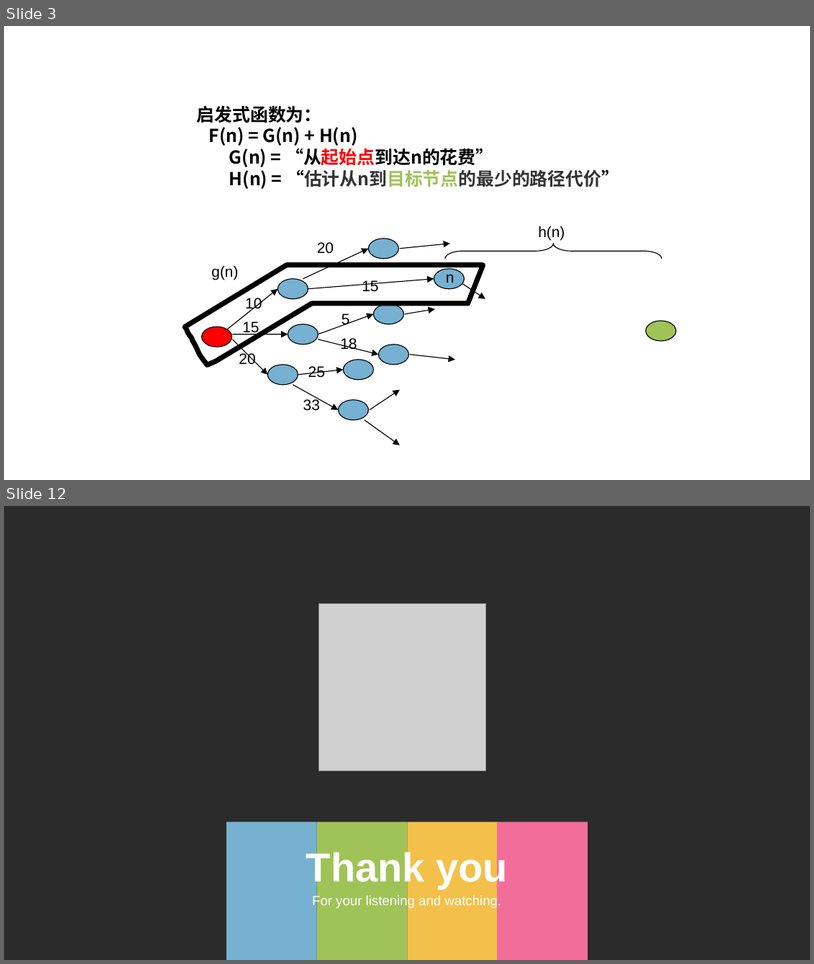
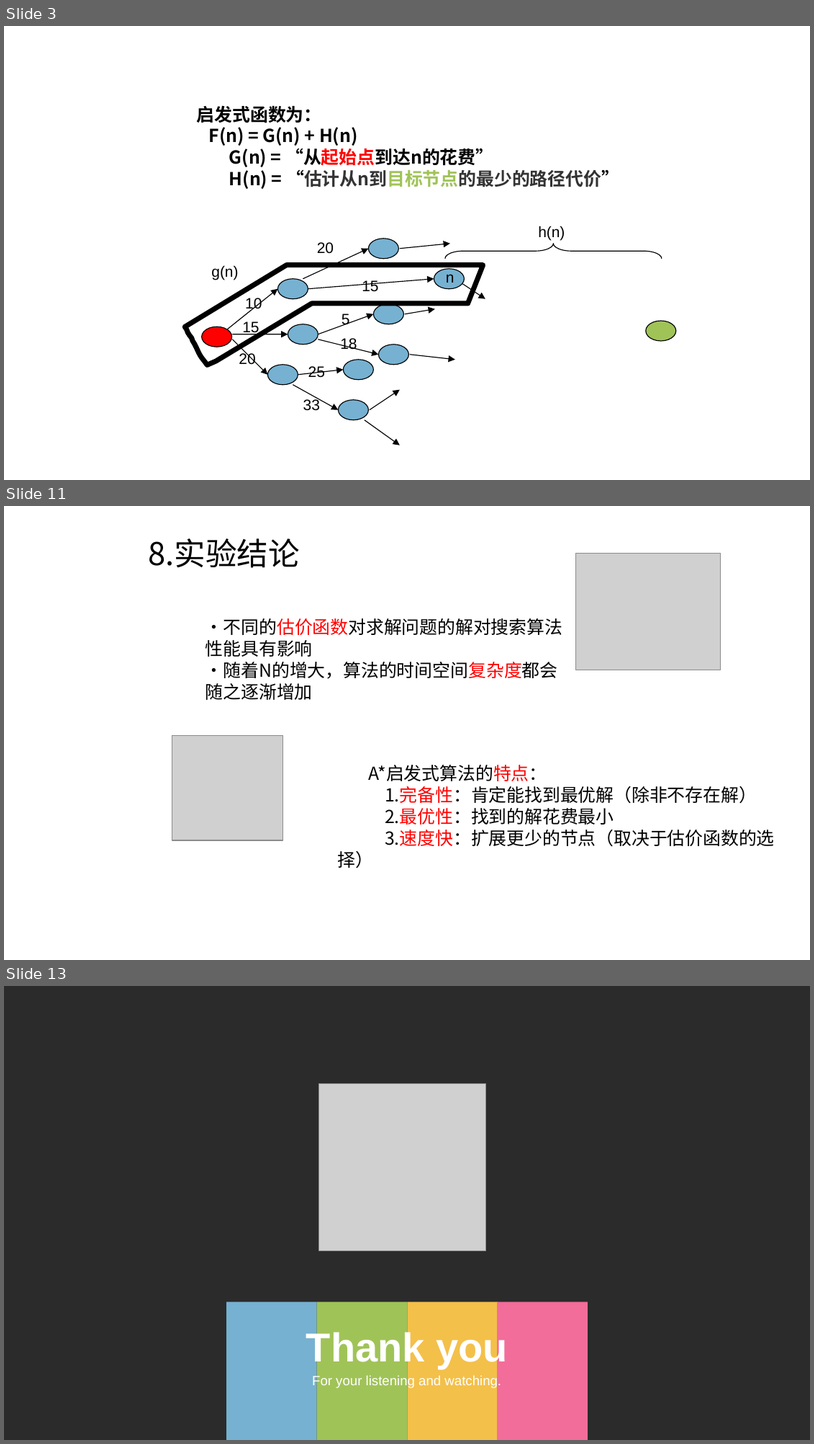
Before and after one commit to Anchovy0901/introduction-to-AI, a slide deck: 小组作业/doc/人工智能_G3_Astar算法讲解.pptx. Shown one above the other, each under a label of ours: slides 3 and 12 before the commit, slides 3, 11 and 13 after it; the slides between them are not shown. The pictures are 814x964 and 814x1444 pixels, drawn with LibreOffice and Linux fonts; fonts in the diff are those of the drawing; grey boxes stand for pictures; background and template pictures are left out; a plain dark background stands for a picture behind light text. Boxes give left, top, right and bottom in pixels: in the first picture for what was removed or moved away, otherwise in the second. Text is boxed around its words. In the diff, an @@ line names an element or a change of style, - is before the commit and + after.

```diff
--- a/小组作业/doc/人工智能_G3_Astar算法讲解.pptx
+++ b/小组作业/doc/人工智能_G3_Astar算法讲解.pptx
@@ slide 11 added at [4, 506, 810, 960], background picture (left out) @@
@@ title added at [149, 538, 300, 568], 28 pt, text #000000 @@
+8.实验结论
@@ picture added at [576, 553, 720, 669] @@
@@ text added at [206, 618, 563, 700], 16 pt, text #000000 @@
+·不同的估价函数对求解问题的解对搜索算法性能具有影响
+·随着N的增大，算法的时间空间复杂度都会随之逐渐增加
@@ picture added at [172, 736, 283, 841] @@
@@ text added at [337, 764, 775, 868], 16 pt, text #000000 @@
+A*启发式算法的特点：
+1.完备性：肯定能找到最优解（除非不存在解）
+2.最优性：找到的解花费最小
+3.速度快：扩展更少的节点（取决于估价函数的选择）
@@ what was slide 12 is now slide 13 @@
```
Also in this commit, not shown: 7 slides changed, 2 other slides added, 2 slides removed.
